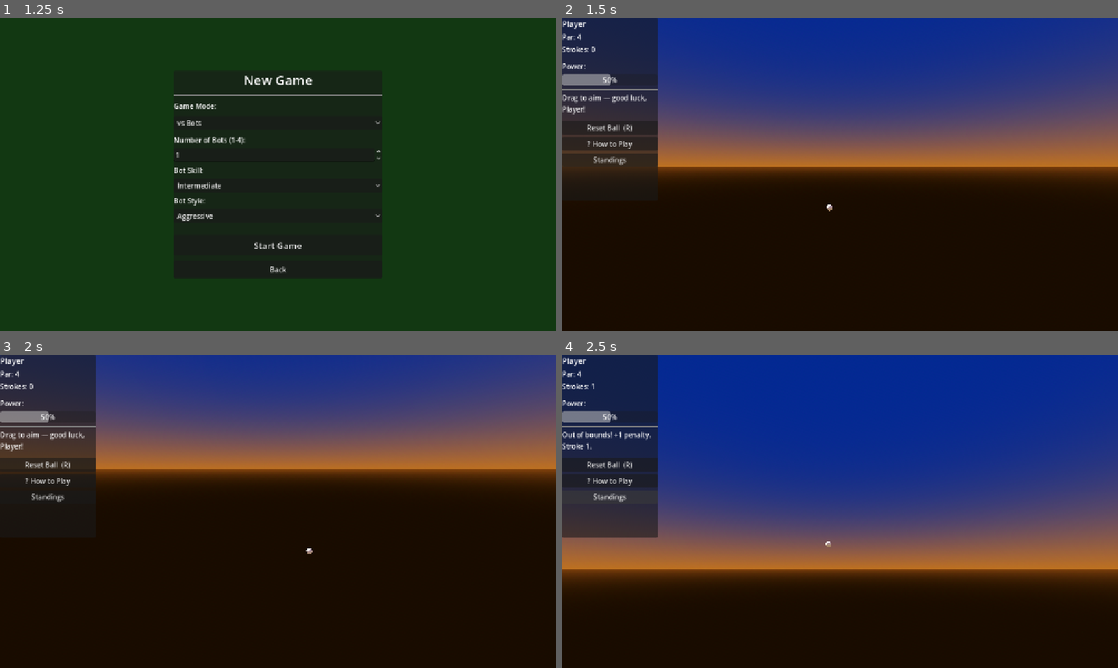
Above: before the commit, frames 1-4 (two rows, left to right).
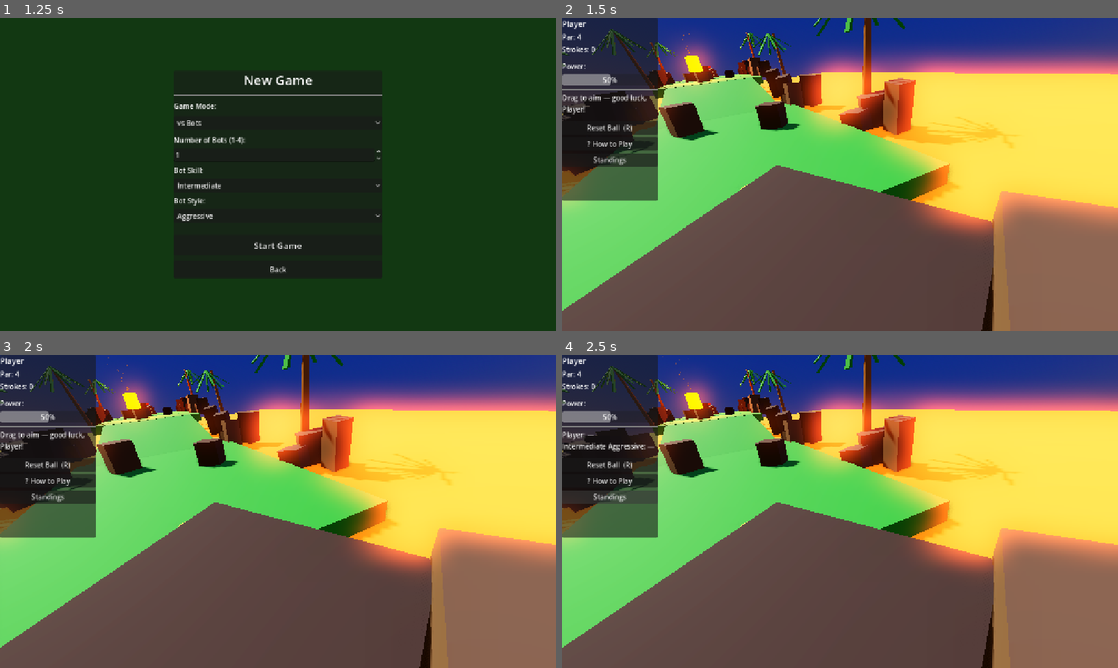
Above: after the commit, the same moments.

Repository: EulersNumber/minigolf-simulator
Game: Godot game, scene res://scenes/main_menu.tscn
Same seed, same stepped clock (60 frames per second), same inputs: the game is played once before the commit and once after it.
Inputs:
- Up to frame 1 (1.25 s): click "New Game" at 0.5 s
- Up to frame 2 (1.5 s): click "Start Game" at 1.25 s
- Up to frame 3 (2 s): no input
- Up to frame 4 (2.5 s): click "Standings" at 2 s

Frame 1 is identical in both runs. In frame 2, 86% of the frame differs, in the area x 0-100%, y 0-100%; in frame 3, 84%; in frame 4, 88%.
Error before the commit: Parse Error: Function "uint32()" not found in base self. (res://scripts/core/hole_builder.gd:174)

Commit message:
Fix GDScript type errors in hole_builder
- Replace uint32() cast (not a GDScript built-in) with plain int arithmetic for rng.seed
- Explicitly type 'color' variable from Array index to avoid Variant inference error

Co-Authored-By: Claude Sonnet 4.6 <noreply@anthropic.com>

Diff:
--- a/scripts/core/hole_builder.gd
+++ b/scripts/core/hole_builder.gd
@@ -171,7 +171,7 @@
 	tree.position = pos
 
 	var rng := RandomNumberGenerator.new()
-	rng.seed = uint32(seed * 7919 + 13)
+	rng.seed = seed * 7919 + 13
 
 	# Trunk — tapered cylinder with slight lean
 	var trunk := MeshInstance3D.new()
@@ -264,7 +264,7 @@
 
 static func _rock_cluster(parent: Node3D, center: Vector3, seed: int) -> void:
 	var rng := RandomNumberGenerator.new()
-	rng.seed = uint32(seed * 3571 + 97)
+	rng.seed = seed * 3571 + 97
 	var count := 3 + seed % 3
 	for i in count:
 		var offset := Vector3(rng.randf_range(-0.6, 0.6), 0, rng.randf_range(-0.5, 0.5))
@@ -410,7 +410,7 @@
 		Color(0.15, 0.12, 0.09),
 		Color(0.20, 0.17, 0.13),
 	]
-	var color := shades[index % shades.size()]
+	var color: Color = shades[index % shades.size()]
 	var mat := StandardMaterial3D.new()
 	mat.albedo_color = color
 	mat.roughness    = 0.92
